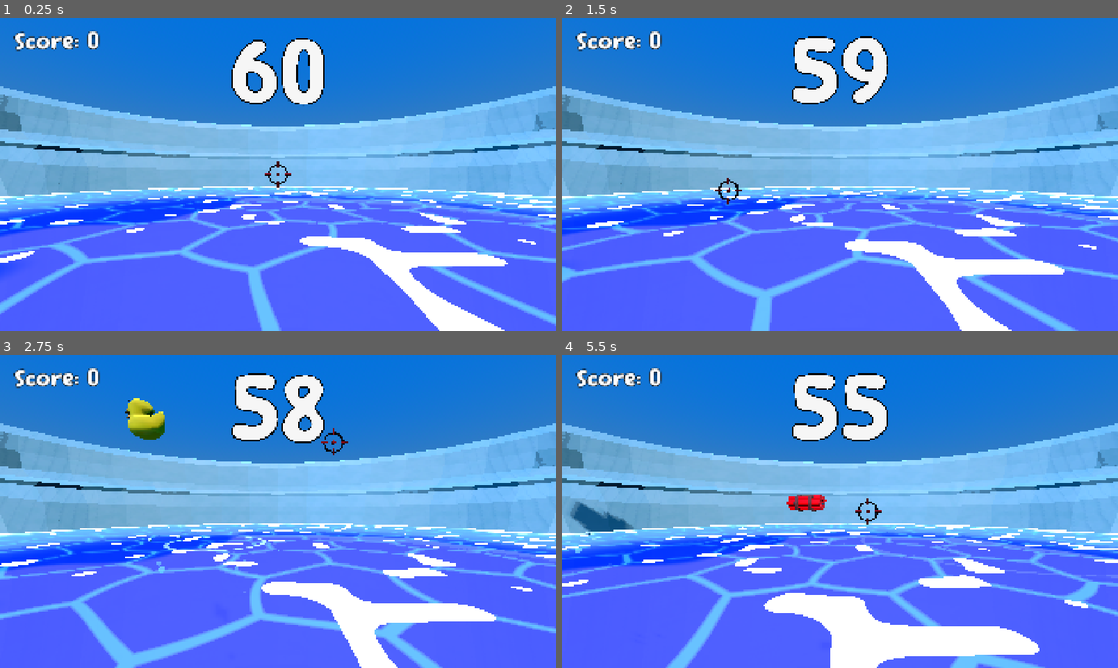
Above: before the commit, frames 1-4 (two rows, left to right).
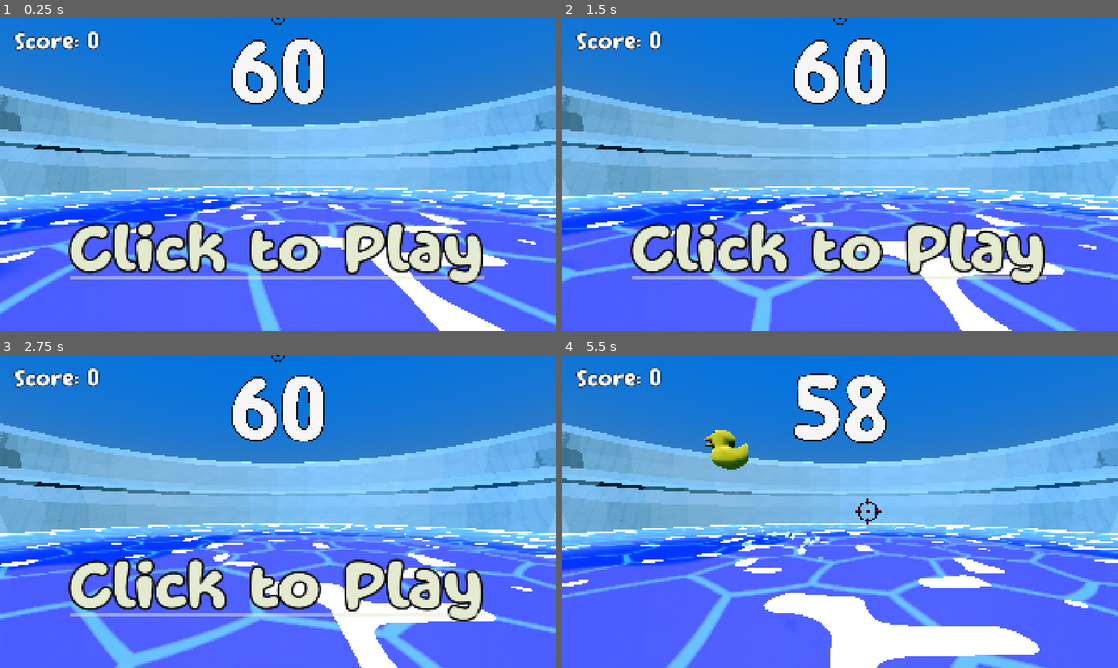
Above: after the commit, the same moments.

Repository: ashermemon/haven
Game: Godot game, scene res://game.tscn
Two runs of this game, one before a commit and one after it. Both use one fixed random seed, a clock stepped at 60 frames per second and the inputs below.
Inputs (mouse positions are in pixels of both pictures, inside the frame that each line leads up to):
- Up to frame 1 (0.25 s): no input
- Up to frame 2 (1.5 s): tap Enter at 0.5, 1.25 s; move the mouse to (962, 158) at 0.52 s; press the mouse at (962, 158) at 0.53 s; move the mouse to (728, 190) at 1.27 s; release the mouse at (728, 190) at 1.28 s; click (728, 190) at 1.35 s
- Up to frame 3 (2.75 s): tap Enter at 2 s; move the mouse to (333, 442) at 2.02 s; press the mouse at (333, 442) at 2.03 s
- Up to frame 4 (5.5 s): tap Enter at 2.75 s; move the mouse to (812, 574) at 2.77 s; release the mouse at (812, 574) at 2.78 s; click (812, 574) at 2.85 s; move the mouse to (1006, 558) at 3.52 s; press the mouse at (1006, 558) at 3.53 s; move the mouse to (673, 464) at 4.27 s; release the mouse at (673, 464) at 4.28 s; click (673, 464) at 4.35 s; move the mouse to (867, 511) at 5.02 s; press the mouse at (867, 511) at 5.03 s

The runs differ from the first frame. In frame 1, 8.4% of the frame differs, in the area x 12-88%, y 0-86%; in frame 2, 9.8%; in frame 3, 10%, in the area x 12-87%, y 0-86%; in frame 4, 3.0%.

Commit message:
Main Menu

Diff:
--- a/haven/GameManager.gd
+++ b/haven/GameManager.gd
@@ -1,13 +1,17 @@
-extends Node3D
+extends Node
 
-
-var score = 0
-var gameActive = true
-@onready var shoot_sound: AudioStreamPlayer = get_tree().current_scene.get_node("ShotSound")
+var gameActive: bool = false
+var score: int = 0
+var has_started_once: bool = false
 
 func _unhandled_input(event: InputEvent) -> void:
+	if not gameActive:
+		return
+
 	if event.is_action_pressed("Shoot"):
-		shoot_sound.play()
+		var shoot_sound = get_tree().current_scene.get_node_or_null("ShotSound")
+		if shoot_sound:
+			shoot_sound.play()
 
 # Called when the node enters the scene tree for the first time.
 func _ready() -> void:
--- a/haven/hud.gd
+++ b/haven/hud.gd
@@ -4,10 +4,12 @@
 @onready var playagain_label: RichTextLabel = $PlayAgain
 
 func _ready() -> void:
-	playagain_label.hide()
+	score_label.show()
+	score_label.text = "Score: " + str(GameManager.score)
+
 	var timer_label = get_tree().current_scene.find_child("Timer", true, false)
-	timer_label.timer_finished.connect(_on_timer_finished)
-
+	if timer_label:
+		timer_label.timer_finished.connect(_on_timer_finished)
 
 func add_score(points: int) -> void:
 	GameManager.score += points
--- a/haven/play_again.gd
+++ b/haven/play_again.gd
@@ -1,14 +1,32 @@
 extends RichTextLabel
 
 func _ready() -> void:
+	process_mode = Node.PROCESS_MODE_ALWAYS
 	bbcode_enabled = true
-	text = "[url=PlayAgain]Play Again[/url]"
 	meta_clicked.connect(_on_meta_clicked)
 
-func _on_meta_clicked(meta: Variant) -> void:
-	print("Clicked meta: ", meta)
-	if str(meta) == "PlayAgain":
+	if not GameManager.has_started_once:
+
+		get_tree().paused = true
+		GameManager.gameActive = false
+		text = "[url=PlayAgain]Click to Play[/url]"
+		show()
+	else:
+
 		get_tree().paused = false
 		GameManager.gameActive = true
 		GameManager.score = 0
-		get_tree().reload_current_scene()
+		text = "[url=PlayAgain]Play Again[/url]"
+		hide()
+
+func _on_meta_clicked(meta: Variant) -> void:
+	if str(meta) == "PlayAgain":
+		if not GameManager.has_started_once:
+			GameManager.has_started_once = true
+			get_tree().paused = false
+			GameManager.gameActive = true
+			GameManager.score = 0
+			text = "[url=PlayAgain]Play Again[/url]"
+			hide()
+		else:
+			get_tree().reload_current_scene()
--- a/haven/timer.gd
+++ b/haven/timer.gd
@@ -27,7 +27,7 @@
 	if duck_instance:
 		duck_instance.rotate_y(2.0 * delta)
 
-	if not is_running:
+	if not is_running or not GameManager.gameActive:
 		return
 
 	time_left -= delta
@@ -38,10 +38,12 @@
 		GameManager.gameActive = false
 		update_label()
 		timer_finished.emit()
+
 		await get_tree().create_timer(2.0).timeout
 		text = "Score: " + str(GameManager.score)
 		playagainlabel.show()
-		var position = Vector3(0.0, -1.25, 3.0)
+
+		var spawn_pos = Vector3(0.0, -1.25, 3.0)
 		if GameManager.score < 20:
 			duck_instance = duck.instantiate()
 		elif GameManager.score < 60:
@@ -49,13 +51,12 @@
 		else:
 			duck_instance = duckgold.instantiate()
 
-		duck_instance.position = position
+		duck_instance.position = spawn_pos
 		duck_instance.scale = Vector3(1.7, 1.7, 1.7)
 		get_tree().current_scene.add_child(duck_instance)
 
 		font_size = 1300
 		modulate = finished_color
-
 		return
 
 	update_label()
Not shown, changed: haven/export_presets.cfg
